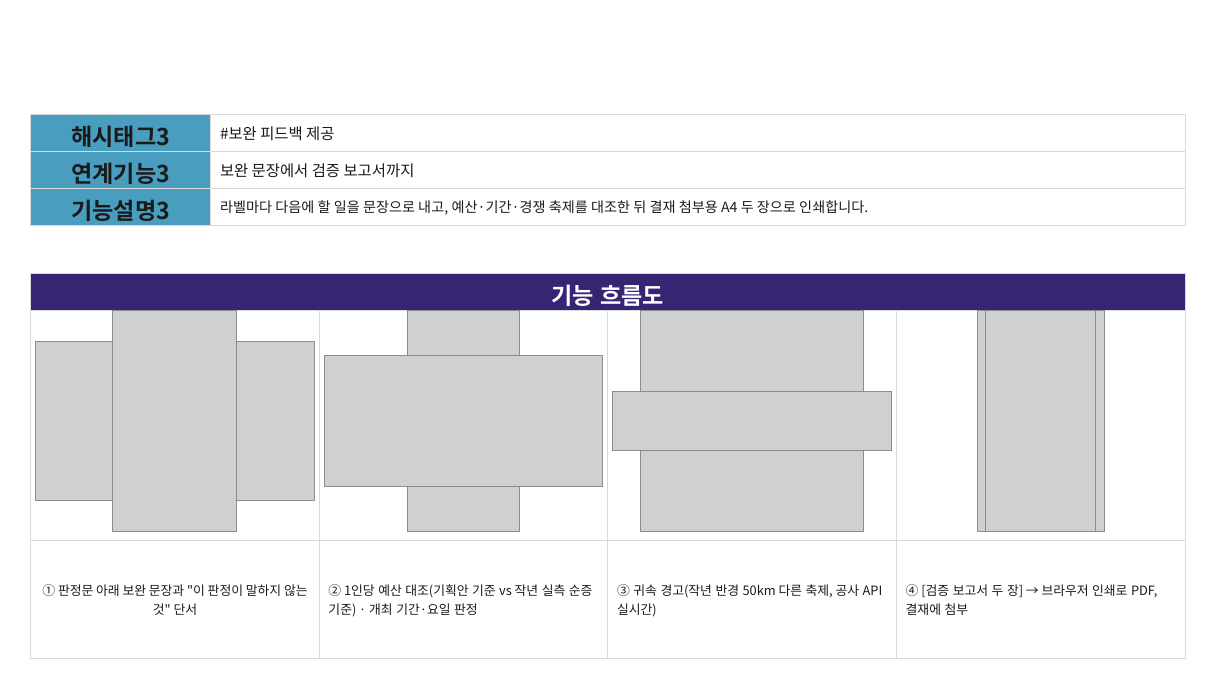
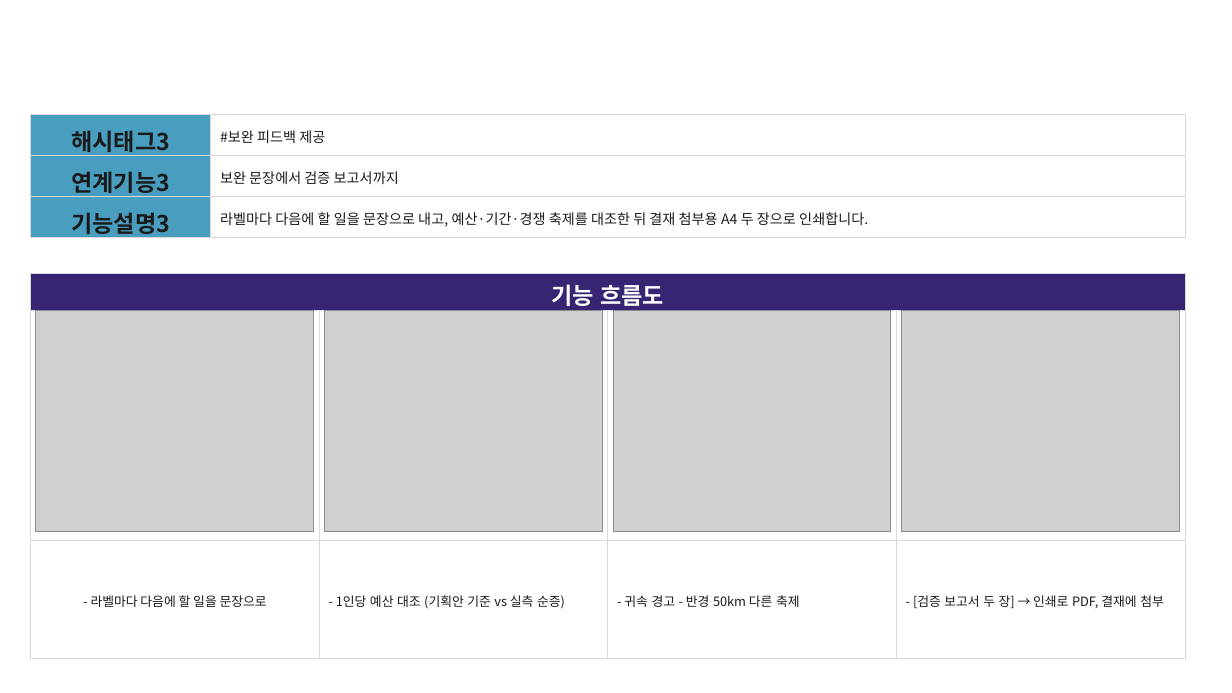
Before and after one commit to jangjunyong/oneshot-mvp, a slide deck: slide 7 of docs/제출양식/기능설명서_기획안팩트체크_작성본.pptx. Drawn at 1232x693 pixels with LibreOffice and Linux fonts; fonts in the diff are those of the drawing; grey boxes stand for pictures; background and template pictures are left out. Boxes give left, top, right and bottom in pixels: in the first picture for what was removed or moved away, otherwise in the second. Text is boxed around its words. In the diff, an @@ line names an element or a change of style, - is before the commit and + after.

```diff
--- a/docs/제출양식/기능설명서_기획안팩트체크_작성본.pptx
+++ b/docs/제출양식/기능설명서_기획안팩트체크_작성본.pptx
@@ table at (x1=30, y1=115, x2=1186, y2=253) @@
@@ size 12 to 11 pt in "#보완 피드백 제공", "보완 문장에서 검증 보고서까지" @@
@@ line spacing 1 to 1.15 @@
@@ table at (x1=30, y1=274, x2=1184, y2=662) @@
-row 3: ① 판정문 아래 보완 문장과 "이 판정이 말하지 않는 것" 단서 | ② 1인당 예산 대조(기획안 기준 vs 작년 실측 순증 기준) · 개최 기간·요일 판정 | ③ 귀속 경고(작년 반경 50km 다른 축제, 공사 API 실시간) | ④ [검증 보고서 두 장] → 브라우저 인쇄로 PDF, 결재에 첨부
+row 3: - 라벨마다 다음에 할 일을 문장으로 | - 1인당 예산 대조 (기획안 기준 vs 실측 순증) | - 귀속 경고 - 반경 50km 다른 축제 | - [검증 보고서 두 장] → 인쇄로 PDF, 결재에 첨부
@@ picture resized from (x1=36, y1=342, x2=314, y2=501) to (x1=36, y1=311, x2=314, y2=531) @@
@@ picture removed at (x1=113, y1=311, x2=237, y2=531) @@
@@ picture resized from (x1=408, y1=311, x2=519, y2=531) to (x1=324, y1=311, x2=603, y2=531) @@
@@ picture resized from (x1=640, y1=311, x2=863, y2=531) to (x1=614, y1=311, x2=891, y2=531) @@
@@ picture resized from (x1=977, y1=311, x2=1104, y2=531) to (x1=902, y1=311, x2=1180, y2=531) @@
@@ picture removed at (x1=986, y1=311, x2=1096, y2=531) @@
@@ picture removed at (x1=324, y1=355, x2=603, y2=487) @@
@@ picture removed at (x1=613, y1=392, x2=891, y2=451) @@
```
Also in this commit, not shown: 11 other slides changed, 50 other files.
